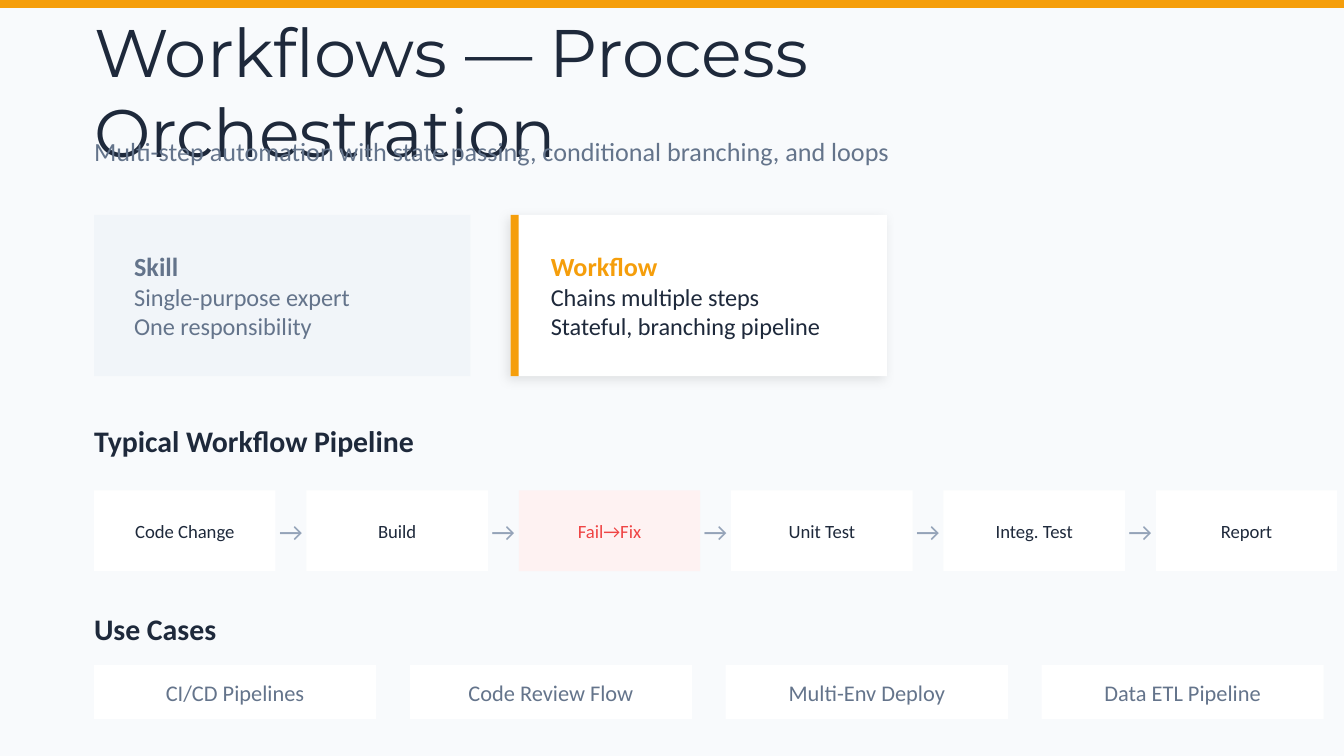
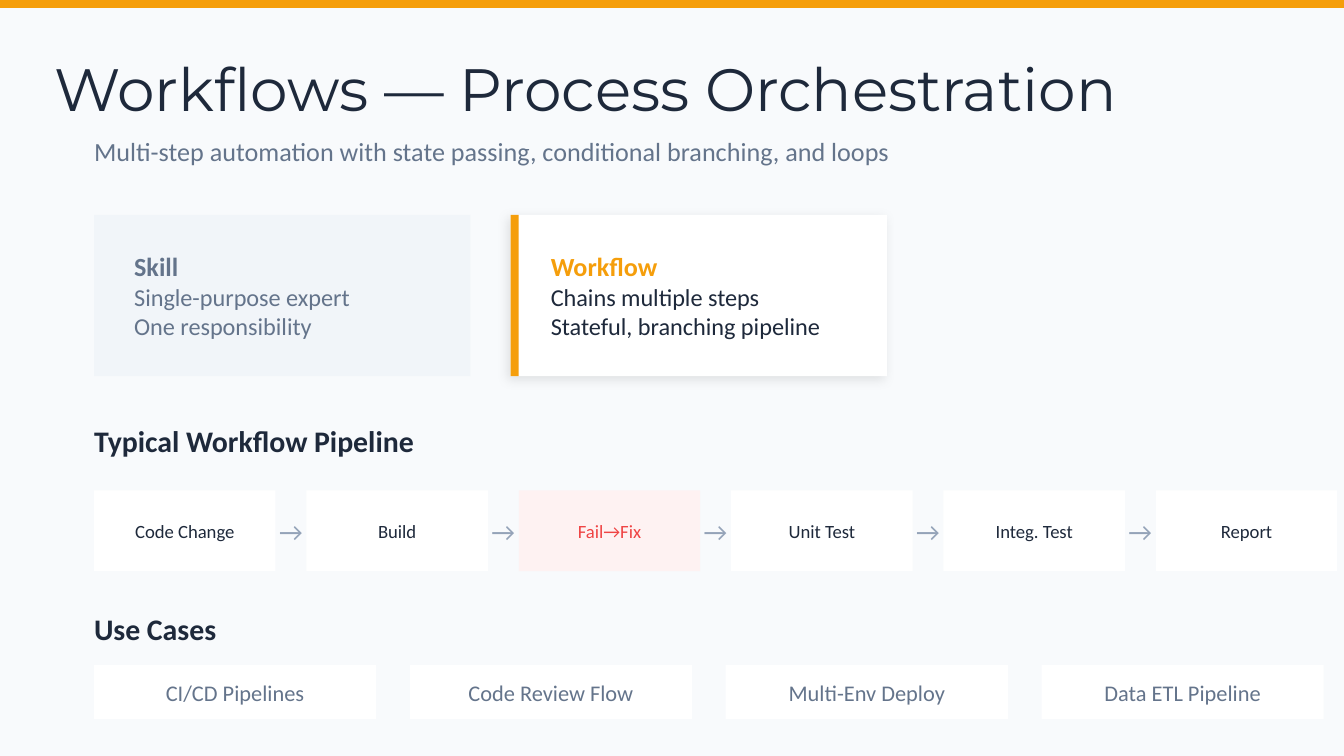
Before and after one commit to chenkunyuan/ai-tools-intro-sharing, a slide deck: slide 9 of AI_Getting_Started_with_AI_Tools.pptx. Drawn at 1344x756 pixels with LibreOffice and Linux fonts; fonts in the diff are those of the drawing. Boxes give left, top, right and bottom in pixels: in the first picture for what was removed or moved away, otherwise in the second. Text is boxed around its words. In the diff, an @@ line names an element or a change of style, - is before the commit and + after.

```diff
--- a/AI_Getting_Started_with_AI_Tools.pptx
+++ b/AI_Getting_Started_with_AI_Tools.pptx
@@ text "Workflows — Process Orchestration": place and size @@
-text "Workflows — Process Orchestration" at (94,27,808,166)
+text "Workflows — Process Orchestration" at (54,66,1116,112)
@@ text "Workflows — Process Orchestration" at (54,66,1116,112): size 36 to 32 pt @@
```
Also in this commit, not shown: 6 other slides changed, 4 other files.
